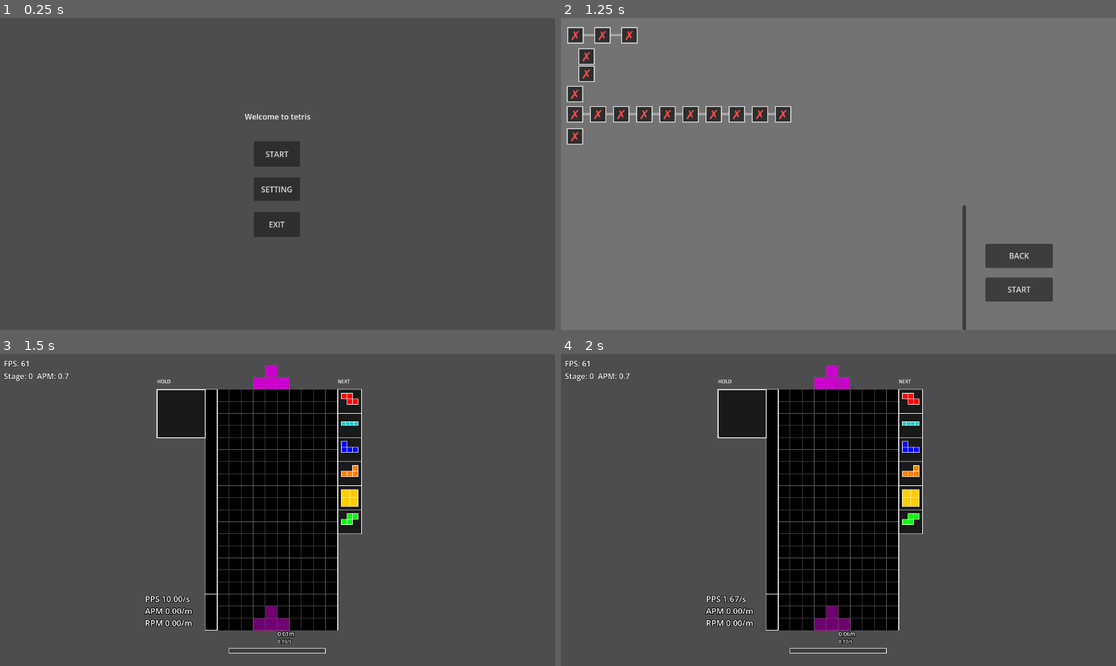
Above: before the commit, frames 1-4 (two rows, left to right).
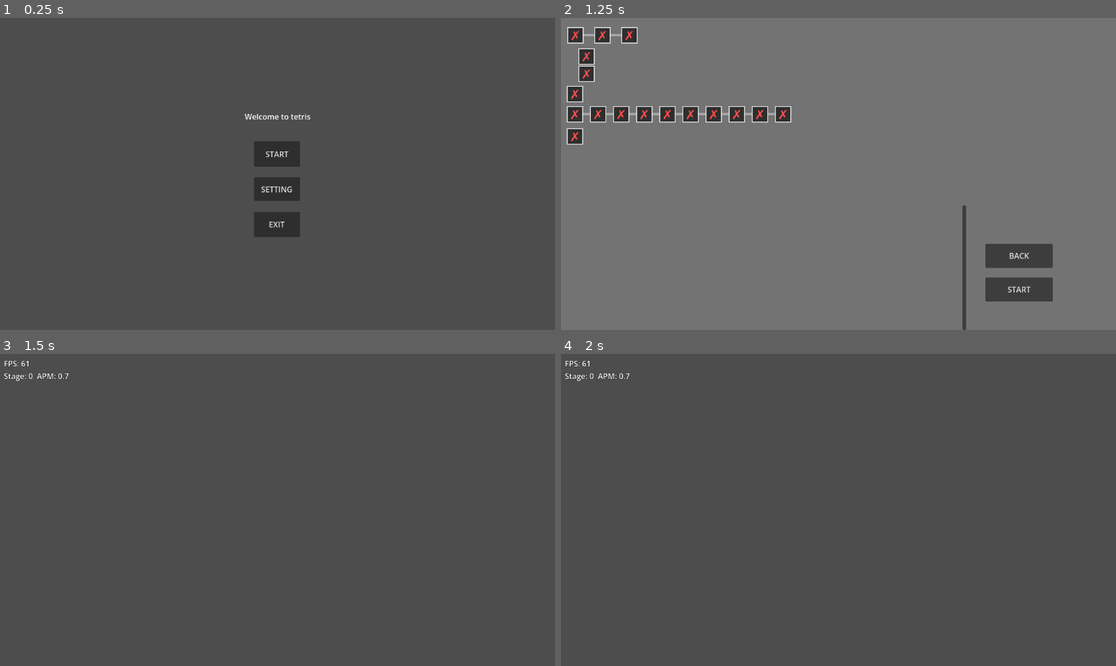
Above: after the commit, the same moments.

Repository: muderstar/TowerTris
Game: Godot game, scene res://Tscns/main_menu.tscn
Same seed, same stepped clock (60 frames per second), same inputs: the game is played once before the commit and once after it.
Inputs:
- Up to frame 1 (0.25 s): no input
- Up to frame 2 (1.25 s): click "START" at 0.5 s
- Up to frame 3 (1.5 s): click "START" at 1.25 s
- Up to frame 4 (2 s): no input

Frames 1-2 are identical in both runs. In frame 3, 22% of the frame differs, in the area x 26-66%, y 3-96%; in frame 4, 22%.
Error after the commit: Parse Error: Cannot infer the type of "region" variable because the value doesn't have a set type. (res://Scripts/main_game/tetris_board_drawer.gd:509)

Commit message:
add skin

Diff:
--- a/Scripts/main_game/tetris_board_drawer.gd
+++ b/Scripts/main_game/tetris_board_drawer.gd
@@ -104,6 +104,7 @@
 # Hold方块数据
 var hold_piece_data: Array = []          # 暂存的方块矩阵
 var hold_piece_color: Color = Color.WHITE  # 暂存的方块颜色
+var hold_piece_type: String = ""          # 暂存的方块类型
 
 # Next方块数据
 var next_pieces_data: Array = []         # Next方块数据列表 [{shape: Array, color: Color}]
@@ -137,6 +138,10 @@
 var _is_visible_mode: bool = true                   # true=正在显示方块, false=方块隐藏
 var _invisible_timer: Timer = null                  # 隐藏模式计时器
 
+# 皮肤状态
+var active_skin: Skin = null
+var skin_textures_enabled: bool = false
+
 # 每个格子锁定的时间戳（用于drop_visible_time渐隐），0表示未锁定
 var _cell_lock_times: Array = []                    # 与board_data同维度，存储Time.get_ticks_msec()
 
@@ -144,6 +149,7 @@
 	_get_find_controller()
 	_init_board_data()
 	_update_board_position()
+	_refresh_skin()
 
 	# 连接窗口大小变化信号
 	get_tree().root.size_changed.connect(_on_window_resized)
@@ -440,9 +446,12 @@
 
 				# 绘制影子格子
 				var cell_rect = Rect2(cell_to_world(board_x, board_y), Vector2(cell_size, cell_size))
-				draw_rect(cell_rect, shadow_color, true)
-				# 绘制影子边框
-				draw_rect(cell_rect, shadow_border_color, false, 1.0)
+				if skin_textures_enabled and active_skin and active_skin.ghost_texture:
+					draw_texture_rect_region(active_skin.ghost_texture, cell_rect, active_skin.get_ghost_region(), _get_shadow_color())
+				else:
+					draw_rect(cell_rect, shadow_color, true)
+					# 绘制影子边框
+					draw_rect(cell_rect, shadow_border_color, false, 1.0)
 
 # ========== 网格绘制系统 ==========
 
@@ -465,6 +474,43 @@
 		var start_pos = Vector2(offset_x, offset_y + y * cell_size)
 		var end_pos = Vector2(offset_x + width, offset_y + y * cell_size)
 		draw_line(start_pos, end_pos, grid_line_color, grid_line_width)
+
+## 刷新当前皮肤（从SkinManager读取）
+func _refresh_skin():
+	active_skin = null
+	skin_textures_enabled = false
+	if not has_node("/root/SkinManager"):
+		return
+	active_skin = SkinManager.resolve_active_skin()
+	skin_textures_enabled = active_skin != null and active_skin.has_textures()
+
+## 通过颜色反查方块类型（用于选择纹理区域）
+func _get_piece_type_for_color(color: Color) -> String:
+	if not tetris_controller or not tetris_controller.bag_controller:
+		return ""
+	var bag = tetris_controller.bag_controller
+	for piece_type in bag.piece_types:
+		if color == bag.get_piece_color(piece_type):
+			return piece_type
+	return ""
+
+## 尝试以纹理绘制格子；返回true表示已使用纹理绘制
+func _try_draw_texture_cell(color: Variant, cell_rect: Rect2, alpha: float = 1.0) -> bool:
+	if not skin_textures_enabled or active_skin == null:
+		return false
+	if color == null or typeof(color) != TYPE_COLOR:
+		return false
+	var cell_color := color as Color
+	if _is_garbage_color(cell_color):
+		return false
+	var piece_type := _get_piece_type_for_color(cell_color)
+	if piece_type.is_empty():
+		return false
+	var region := active_skin.get_cell_region(piece_type)
+	if region.size == Vector2.ZERO:
+		return false
+	draw_texture_rect_region(active_skin.minos_texture, cell_rect, region, Color(1, 1, 1, alpha))
+	return true
 
 ## 绘制所有格子（含可见区域上方的出块区域）
 func _draw_cells():
@@ -476,6 +522,8 @@
 				if cell_color == null:
 					continue
 				var cell_rect := Rect2(cell_to_world(x, y), Vector2(cell_size, cell_size))
+				if _try_draw_texture_cell(cell_color, cell_rect):
+					continue
 				draw_rect(cell_rect, cell_color as Color, true)
 				draw_rect(cell_rect, grid_line_color, false, 1.0)
 		return
@@ -492,6 +540,8 @@
 			# 处于显示阶段 → 所有方块正常绘制
 			if _is_visible_mode:
 				var cell_rect := Rect2(cell_to_world(x, y), Vector2(cell_size, cell_size))
+				if _try_draw_texture_cell(cell_color, cell_rect):
+					continue
 				draw_rect(cell_rect, cell_color as Color, true)
 				draw_rect(cell_rect, grid_line_color, false, 1.0)
 				continue
@@ -499,6 +549,8 @@
 			# 隐藏阶段：手上控制的方块始终显示
 			if _is_occupied_by_current_piece(x, y):
 				var cell_rect := Rect2(cell_to_world(x, y), Vector2(cell_size, cell_size))
+				if _try_draw_texture_cell(cell_color, cell_rect):
+					continue
 				draw_rect(cell_rect, cell_color as Color, true)
 				draw_rect(cell_rect, grid_line_color, false, 1.0)
 				continue
@@ -517,9 +569,11 @@
 				alpha = clamp(alpha, 0.0, 1.0)
 				if alpha <= 0.0:
 					continue  # 完全消失
+				var cell_rect := Rect2(cell_to_world(x, y), Vector2(cell_size, cell_size))
+				if _try_draw_texture_cell(cell_color, cell_rect, alpha):
+					continue
 				var draw_color: Color = cell_color as Color
 				draw_color.a = alpha
-				var cell_rect := Rect2(cell_to_world(x, y), Vector2(cell_size, cell_size))
 				draw_rect(cell_rect, draw_color, true)
 				draw_rect(cell_rect, grid_line_color, false, 1.0)
 			else:
@@ -791,15 +845,17 @@
 # ========== Hold方块显示系统 ==========
 
 ## 设置Hold显示的方块
-func set_hold_piece(piece: Array, color: Color):
+func set_hold_piece(piece: Array, color: Color, piece_type: String = ""):
 	hold_piece_data = piece
 	hold_piece_color = color
+	hold_piece_type = piece_type
 	queue_redraw()
 
 ## 清除Hold显示
 func clear_hold_piece():
 	hold_piece_data = []
 	hold_piece_color = Color.WHITE
+	hold_piece_type = ""
 	queue_redraw()
 
 ## 计算Hold框的位置（基于当前cell_size）
@@ -845,7 +901,7 @@
 		var draw_area_height = hold_height - padding_y * 2
 
 		_draw_piece_in_area(hold_piece_data, hold_piece_color,
-			draw_area_x, draw_area_y, draw_area_width, draw_area_height)
+			draw_area_x, draw_area_y, draw_area_width, draw_area_height, hold_piece_type)
 
 # ========== Next方块显示系统 ==========
 
@@ -881,6 +937,7 @@
 		var piece_data = next_pieces_data[i]
 		var shape = piece_data["shape"]
 		var color = piece_data["color"]
+		var piece_type: String = piece_data.get("type", "")
 
 		# 计算Next框的位置
 		var next_pos = _get_next_position(i)
@@ -915,7 +972,7 @@
 			var draw_area_height = next_height - padding_y * 2
 
 			_draw_piece_in_area(shape, color,
-				draw_area_x, draw_area_y, draw_area_width, draw_area_height)
+				draw_area_x, draw_area_y, draw_area_width, draw_area_height, piece_type)
 
 ## 查找版面中最高（y最小）的非空方块（排除正在控制的方块）
 func _get_highest_block_y() -> int:
@@ -1001,7 +1058,7 @@
 
 ## 在指定区域绘制方块（自动缩放）
 func _draw_piece_in_area(piece: Array, color: Color, area_x: float, area_y: float,
-	area_width: float, area_height: float):
+	area_width: float, area_height: float, piece_type: String = ""):
 
 	# 计算方块的实际尺寸
 	var piece_width = piece[0].size()
@@ -1028,6 +1085,11 @@
 					draw_cell_size,
 					draw_cell_size
 				)
+				if skin_textures_enabled and active_skin and piece_type != "":
+					var region := active_skin.get_cell_region(piece_type)
+					if region.size != Vector2.ZERO:
+						draw_texture_rect_region(active_skin.minos_texture, rect, region)
+						continue
 				draw_rect(rect, color, true)
 				# 添加边框
 				draw_rect(rect, Color.WHITE, false, 1.0)
--- a/Scripts/main_game/tetris_controller.gd
+++ b/Scripts/main_game/tetris_controller.gd
@@ -559,7 +559,8 @@
 			var color = bag_controller.get_piece_color(piece_type)
 			next_pieces.append({
 				"shape": shape,
-				"color": color
+				"color": color,
+				"type": piece_type
 			})
 
 		board_drawer.set_next_pieces(next_pieces)
@@ -844,7 +845,7 @@
 		hold_original_shape = bag_controller.get_original_shape(current_piece_type)
 
 		# 更新Hold显示
-		board_drawer.set_hold_piece(hold_piece, hold_color)
+		board_drawer.set_hold_piece(hold_piece, hold_color, hold_piece_type)
 
 		# 生成新方块（保持hold状态）
 		spawn_new_piece_keep_hold()
@@ -869,7 +870,7 @@
 		hold_original_shape = temp_original
 
 		# 更新Hold显示
-		board_drawer.set_hold_piece(hold_piece, hold_color)
+		board_drawer.set_hold_piece(hold_piece, hold_color, hold_piece_type)
 
 		# 重置位置（从下往上数第22行）
 		var spawn_x = int((board_drawer.grid_width - current_piece[0].size()) / 2)
@@ -886,7 +887,7 @@
 			current_original_shape = temp_original
 			hold_piece = bag_controller.get_original_shape(hold_piece_type)
 			hold_color = temp_color  # 恢复hold颜色
-			board_drawer.set_hold_piece(hold_piece, hold_color)
+			board_drawer.set_hold_piece(hold_piece, hold_color, hold_piece_type)
 			_draw_current_piece()
 			return false
 
--- a/Scripts/setting_area/setting_area.gd
+++ b/Scripts/setting_area/setting_area.gd
@@ -22,6 +22,9 @@
 @export var arr_value_label: Label
 @export var softdrop_slider: HSlider
 @export var softdrop_value_label: Label
+
+# 皮肤选择
+@export var skin_option: OptionButton
 
 # 按钮
 @export var save_button: Button
@@ -79,6 +82,9 @@
 
 	# 更新UI
 	_update_ui()
+
+	# 填充皮肤列表
+	_populate_skin_option()
 
 	# 设置滑块样式
 	_setup_slider_styles()
@@ -131,6 +137,10 @@
 	if back_button:
 		back_button.pressed.connect(_on_back_pressed)
 
+	# 皮肤选择
+	if skin_option:
+		skin_option.item_selected.connect(_on_skin_selected)
+
 ## 设置滑块样式
 func _setup_slider_styles():
 	var sliders = [das_slider, arr_slider, softdrop_slider]
@@ -164,6 +174,35 @@
 		softdrop_slider.value = current_settings.get("softdrop_delay", 0.1) * 100
 	if softdrop_value_label:
 		softdrop_value_label.text = "%.3fs" % current_settings.get("softdrop_delay", 0.1)
+
+	# 更新皮肤选择
+	_update_skin_selection()
+
+## 填充皮肤下拉列表
+func _populate_skin_option():
+	if not skin_option:
+		return
+	skin_option.clear()
+	var skins := SkinManager.get_skin_list()
+	for skin in skins:
+		skin_option.add_item(skin["name"], skin_option.get_item_count())
+		skin_option.set_item_metadata(skin_option.get_item_count() - 1, skin["id"])
+	_update_skin_selection()
+
+## 将当前设置中的皮肤反映到下拉框
+func _update_skin_selection():
+	if not skin_option or skin_option.item_count == 0:
+		return
+	var current_skin: String = current_settings.get("skin", "classic")
+	for i in range(skin_option.item_count):
+		if skin_option.get_item_metadata(i) == current_skin:
+			skin_option.select(i)
+			break
+
+## 皮肤下拉选择回调
+func _on_skin_selected(index: int):
+	if skin_option:
+		current_settings["skin"] = skin_option.get_item_metadata(index)
 
 ## 更新单个键位按钮
 func _update_key_button(button: Button, action: String):
--- a/Scripts/setting_area/user_setting.gd
+++ b/Scripts/setting_area/user_setting.gd
@@ -47,7 +47,9 @@
 		# 速度设置
 		"move_das": 0.1,
 		"move_arr": 0.0,
-		"softdrop_delay": 0.1
+		"softdrop_delay": 0.1,
+		# 皮肤设置
+		"skin": "classic"
 	}
 
 ## 动作名称列表
--- a/Tscns/setting_area.tscn
+++ b/Tscns/setting_area.tscn
@@ -4,7 +4,7 @@
 
 [node name="setting_area" type="Node2D" unique_id=687338970]
 
-[node name="SettingArea" type="Control" parent="." unique_id …(290 unchanged characters)… drop_slider", "softdrop_value_label", "save_button", "reset_button", "back_button", "hint_label")]
+[node name="SettingArea" type="Control" parent="." unique_id …(290 unchanged characters)… drop_slider", "softdrop_value_label", "skin_option", "save_button", "reset_button", "back_button", "hint_label")]
 layout_mode = 3
 anchors_preset = 0
 offset_right = 40.0
@@ -24,6 +24,7 @@
 arr_value_label = NodePath("Panel/SpeedSetting/ARRRow/arr_value_label")
 softdrop_slider = NodePath("Panel/SpeedSetting/SoftDropRow/softdrop_slider")
 softdrop_value_label = NodePath("Panel/SpeedSetting/SoftDropRow/softdrop_value_label")
+skin_option = NodePath("Panel/SpeedSetting/SkinRow/skin_option")
 save_button = NodePath("Panel/Buttons/save_button")
 reset_button = NodePath("Panel/Buttons/reset_button")
 back_button = NodePath("Panel/Buttons/back_button")
@@ -188,6 +189,17 @@
 [node name="softdrop_value_label" type="Label" parent="SettingArea/Panel/SpeedSetting/SoftDropRow" unique_id=548720238]
 layout_mode = 2
 
+[node name="SkinRow" type="HBoxContainer" parent="SettingArea/Panel/SpeedSetting"]
+layout_mode = 2
+
+[node name="Label" type="Label" parent="SettingArea/Panel/SpeedSetting/SkinRow"]
+layout_mode = 2
+text = "皮肤"
+
+[node name="skin_option" type="OptionButton" parent="SettingArea/Panel/SpeedSetting/SkinRow"]
+custom_minimum_size = Vector2(130, 0)
+layout_mode = 2
+
 [node name="hint_label" type="Label" parent="SettingArea/Panel" unique_id=1549985471]
 layout_mode = 0
 offset_left = 339.0
--- a/project.godot
+++ b/project.godot
@@ -21,6 +21,7 @@
 InputInitializer="*res://Scripts/auto_load/input_initializer.gd"
 RandomManager="*res://Scripts/auto_load/random_manager.gd"
 UiScaler="*res://Scripts/auto_load/ui_scaler.gd"
+SkinManager="*res://Scripts/skin/skin_manager.gd"
 
 [input]
 
